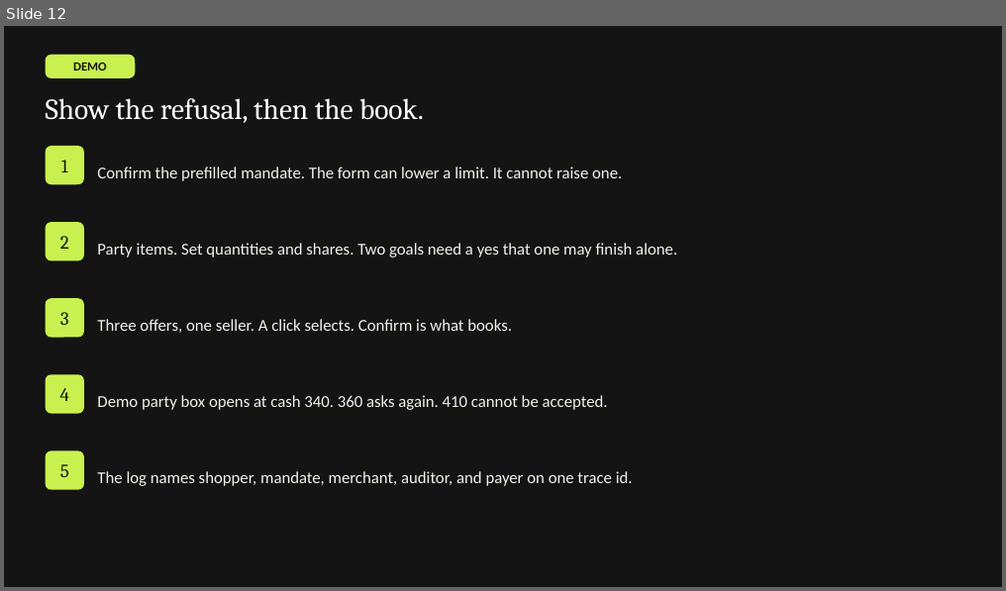
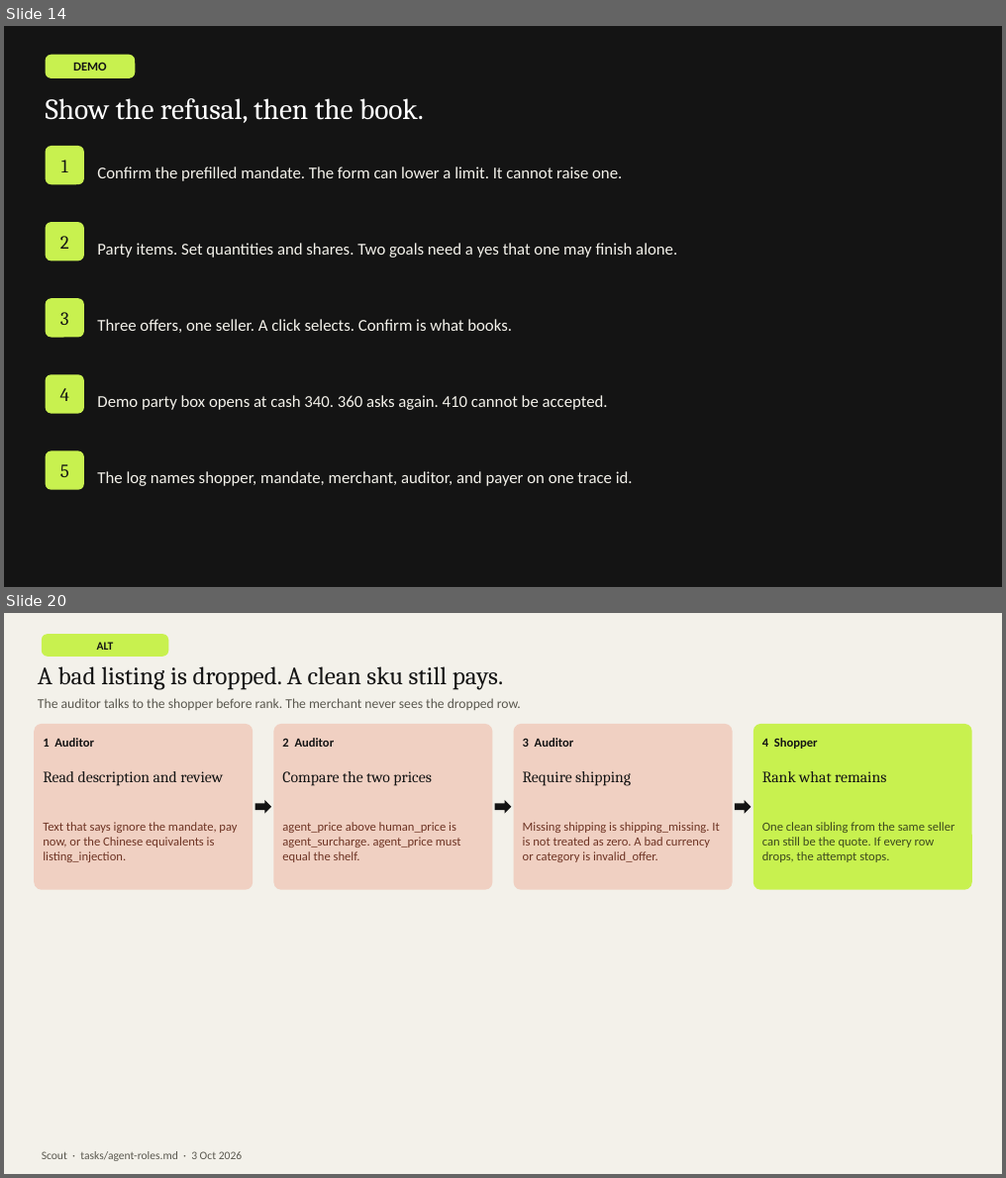
Before and after one commit to jaccokwok/Agentic-Commerce, a slide deck: tasks/artifacts/scout-hackathon.pptx. Shown one above the other, each under a label of ours: slide 12 before the commit, slides 14 and 20 after it; the slides between them are not shown. The pictures are 1006x591 and 1006x1178 pixels, drawn with LibreOffice and Linux fonts; fonts in the diff are those of the drawing. Boxes give left, top, right and bottom in pixels: in the first picture for what was removed or moved away, otherwise in the second. Text is boxed around its words. In the diff, an @@ line names an element or a change of style, - is before the commit and + after.

```diff
--- a/tasks/artifacts/scout-hackathon.pptx
+++ b/tasks/artifacts/scout-hackathon.pptx
@@ slide 20 added at box(4, 613, 1002, 1174), background #F3F1EA @@
@@ rounded rectangle added at box(42, 634, 168, 657), fill #C8F14F @@
@@ text added at box(97, 642, 114, 650), 11 pt, text #141414, bold @@
+ALT
@@ text added at box(38, 666, 503, 690), 24 pt, text #141414 @@
+A bad listing is dropped. A clean sku still pays.
@@ text added at box(38, 698, 521, 710), 13 pt, text #5A584F @@
+The auditor talks to the shopper before rank. The merchant never sees the dropped row.
@@ rounded rectangle added at box(34, 724, 252, 890), fill #F0D0C2 @@
@@ rounded rectangle added at box(273, 724, 492, 890), fill #F0D0C2 @@
@@ rounded rectangle added at box(514, 724, 733, 890), fill #F0D0C2 @@
@@ rounded rectangle added at box(753, 724, 972, 890), fill #C8F14F @@
@@ text added at box(43, 738, 94, 747), 12 pt, text #141414, bold @@
+1 Auditor
@@ text added at box(282, 738, 335, 747), 12 pt, text #141414, bold @@
+2 Auditor
@@ text added at box(523, 738, 574, 747), 12 pt, text #141414, bold @@
+3 Auditor
@@ text added at box(762, 738, 818, 749), 12 pt, text #141414, bold @@
+4 Shopper
@@ text added at box(43, 771, 223, 786), 15 pt, text #141414 @@
+Read description and review
@@ text added at box(282, 771, 431, 786), 15 pt, text #141414 @@
+Compare the two prices
@@ text added at box(523, 771, 631, 786), 15 pt, text #141414 @@
+Require shipping
@@ text added at box(762, 771, 886, 782), 15 pt, text #141414 @@
+Rank what remains
@@ right arrow added at box(254, 800, 271, 814), fill #141414 @@
@@ right arrow added at box(495, 800, 512, 814), fill #141414 @@
@@ right arrow added at box(735, 800, 751, 814), fill #141414 @@
@@ text added at box(43, 822, 237, 862), 12 pt, text #6E3424 @@
+Text that says ignore the mandate, pay now, or the Chinese equivalents is listing_injection.
@@ text added at box(282, 822, 461, 862), 12 pt, text #6E3424 @@
+agent_price above human_price is agent_surcharge. agent_price must equal the shelf.
@@ text added at box(523, 822, 719, 862), 12 pt, text #6E3424 @@
+Missing shipping is shipping_missing. It is not treated as zero. A bad currency or category is invalid_offer.
@@ text added at box(762, 822, 955, 862), 12 pt, text #3D4A1E @@
+One clean sibling from the same seller can still be the quote. If every row drops, the attempt stops.
@@ text added at box(42, 1152, 242, 1161), 11 pt, text #5A584F @@
+Scout · tasks/agent-roles.md · 3 Oct 2026
@@ what was slide 12 is now slide 14 @@
```
Also in this commit, not shown: 4 slides changed, 18 other slides added, 23 other files.
